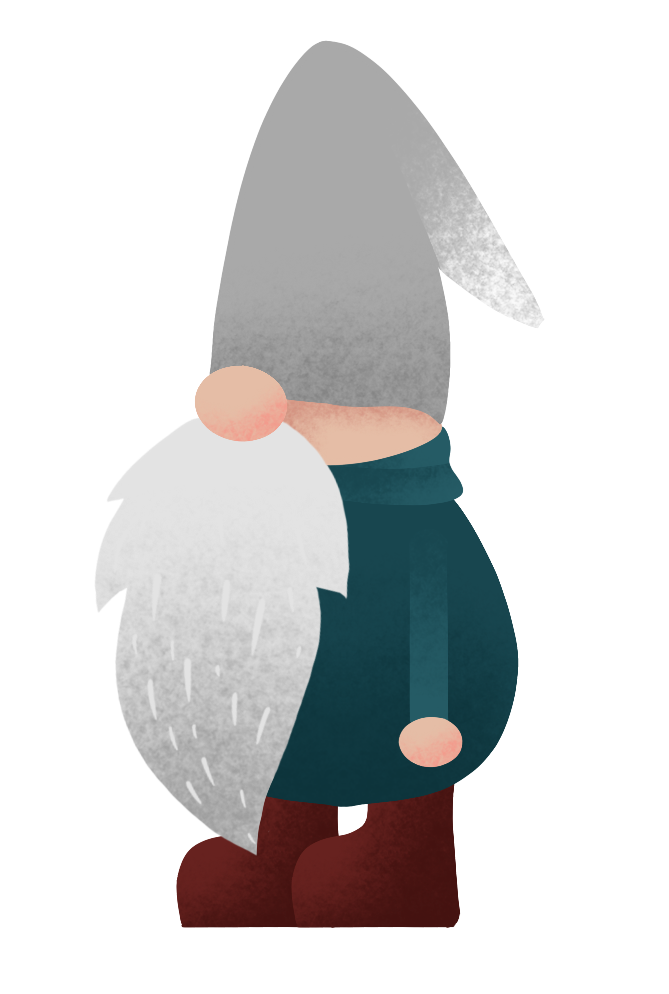
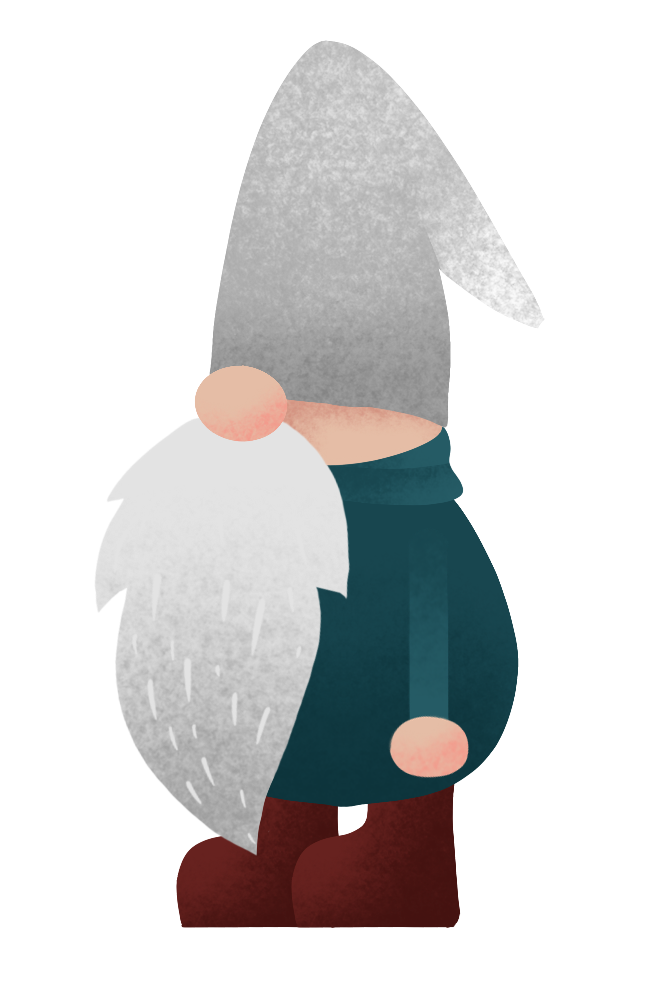
Layer changes from the first 669×994 image to the second:
painted on "Head" over [212, 40, 545, 429]
painted on "LeftHand" over [388, 542, 469, 779]
